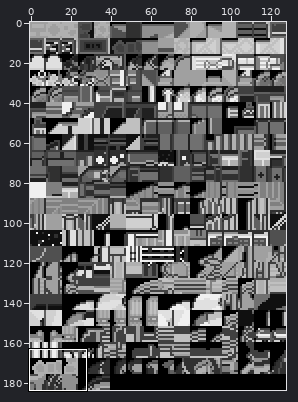
Edited in one commit: sprite sheet (data/tilesets/secondary/dockside_city/tiles.png). The first picture is a wide view before the edit; the outline marks the close-up.
Close-up. The starting point:
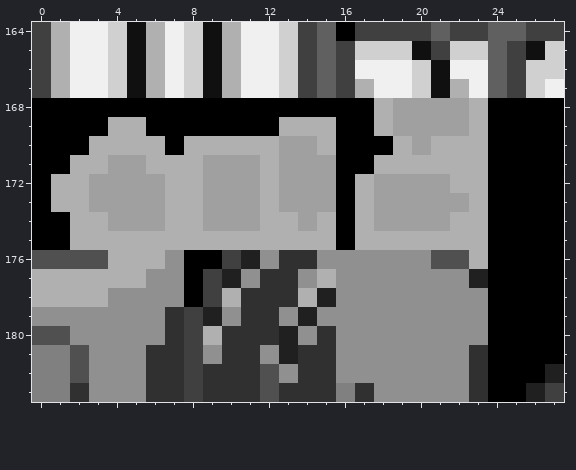
The file is 128x184 pixels. Shown: x 0..27, y 164..183. The commit also changed other parts of the picture, which this record leaves out.
Now the later version:
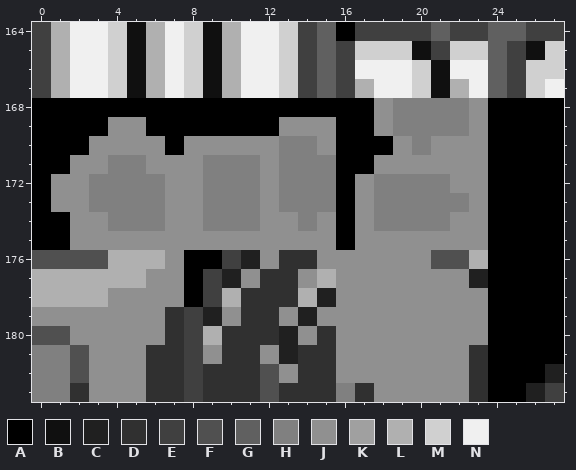
Palette (. is transparent): A #000000  B #101010  C #202020  D #303030  E #404040  F #505050  G #606060  H #808080  J #909090  K #a0a0a0  L #b0b0b0  M #d0d0d0  N #f0f0f0
From old to new:
@@ x 0..27 @@
 167 ELNNMBLNMBLNNMEGELNNMBLNGEMN
-168 AAAAAAAAAAAAAAAAAALKKKKLAAAA
-169 AAAALLAAAAAAALLLAALKKKKLAAAA
-170 AAALLLLALLLLLKKLAAALKLLLAAAA
-171 AALLKKLLLKKKLKKKAALLLLLLAAAA
-172 ALLKKKKLLKKKLKKKALKKKKLLAAAA
-173 ALLKKKKLLKKKLKKKALKKKKKLAAAA
-174 AALLKKKLLKKKLLKLALKKKKLLAAAA
-175 AALLLLLLLLLLLLLLALLLLLLLAAAA
+168 AAAAAAAAAAAAAAAAAAJHHHHJAAAA
+169 AAAAJJAAAAAAAJJJAAJHHHHJAAAA
+170 AAAJJJJAJJJJJHHJAAAJHJJJAAAA
+171 AAJJHHJJJHHHJHHHAAJJJJJJAAAA
+172 AJJHHHHJJHHHJHHHAJHHHHJJAAAA
+173 AJJHHHHJJHHHJHHHAJHHHHHJAAAA
+174 AAJJHHHJJHHHJJHJAJHHHHJJAAAA
+175 AAJJJJJJJJJJJJJJAJJJJJJJAAAA
 176 FFFFLLLJAAECJDDJJJJJJFFLAAAA
Pixel boxes of the changes (left, top, right, bottom) in both close-ups:
changed: (51, 98, 488, 250)
